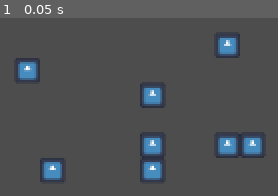
Above: before the commit, frame 1.
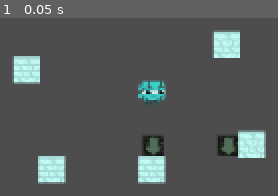
Above: after the commit, the same moment.

Repository: ZaRdEr15/taltech-gamecamp2024-jam-makers
Game: Godot game, scene res://main.tscn
Same seed, same stepped clock (60 frames per second), same inputs: the game is played once before the commit and once after it. This scene is started directly instead of the project's main scene. The engine's default icon, where the game draws it, is replaced by a stand-in: a white triangle on a blue panel in a dark square.
Inputs:
- Up to frame 1 (0.05 s): no input

The runs differ from the first frame. In frame 1, 11% of the frame differs, in the area x 4-96%, y 6-94%.

Commit message:
Correct collision and arrow following

Diff:
--- a/block_test/block.tscn
+++ b/block_test/block.tscn
@@ -1,6 +1,6 @@
 [gd_scene load_steps=3 format=3 uid="uid://d1xhbns3jsn32"]
 
-[ext_resource type="Texture2D" uid="uid://dyufomctr4tm5" path="res://icon.svg" id="1_o3hct"]
+[ext_resource type="Texture2D" uid="uid://c20f6xyctxjmx" path="res://art/wall.png" id="1_21fba"]
 
 [sub_resource type="RectangleShape2D" id="RectangleShape2D_w8ikm"]
 size = Vector2(16, 16)
@@ -8,8 +8,9 @@
 [node name="BlockTest" type="StaticBody2D"]
 
 [node name="Sprite2D" type="Sprite2D" parent="."]
-scale = Vector2(0.125, 0.125)
-texture = ExtResource("1_o3hct")
+texture_filter = 1
+scale = Vector2(1.0625, 1.0625)
+texture = ExtResource("1_21fba")
 
 [node name="CollisionShape2D" type="CollisionShape2D" parent="."]
 shape = SubResource("RectangleShape2D_w8ikm")
--- a/main.tscn
+++ b/main.tscn
@@ -1,8 +1,9 @@
-[gd_scene load_steps=4 format=3 uid="uid://bfetb3c1xjf1t"]
+[gd_scene load_steps=5 format=3 uid="uid://bfetb3c1xjf1t"]
 
 [ext_resource type="PackedScene" uid="uid://dnxt4oyogmrlp" path="res://robot/robot.tscn" id="1_k3i1n"]
 [ext_resource type="PackedScene" uid="uid://d1xhbns3jsn32" path="res://block_test/block.tscn" id="2_34gt5"]
 [ext_resource type="PackedScene" uid="uid://c5b8xoy8m2wct" path="res://plate/plate.tscn" id="3_pyb2n"]
+[ext_resource type="AudioStream" uid="uid://qwngty6i1p22" path="res://sound/music.mp3" id="4_3skdw"]
 
 [node name="Main" type="Node2D"]
 
@@ -29,3 +30,8 @@
 
 [node name="Plate2" parent="." instance=ExtResource("3_pyb2n")]
 position = Vector2(216, 88)
+
+[node name="MainTheme" type="AudioStreamPlayer" parent="."]
+stream = ExtResource("4_3skdw")
+volume_db = -7.495
+autoplay = true
--- a/plate/plate.gd
+++ b/plate/plate.gd
@@ -10,6 +10,7 @@
 	if event is InputEventMouseButton:
 		if event.button_index == MOUSE_BUTTON_RIGHT and can_rotate:
 			if not event.pressed:
+				$RotateOrSelect.play()
 				rotation_degrees += 90
 				next_direction = (raycast.to_global(raycast.target_position) - raycast.to_global(Vector2.ZERO)).normalized()
 
@@ -17,6 +18,7 @@
 
 func _on_area_entered(area: Area2D) -> void:
 	area.current_direction = next_direction
+	area.ray.set_target_position(area.current_direction * area.TILE_SIZE)
 
 
 func _on_mouse_entered() -> void:
--- a/plate/plate.tscn
+++ b/plate/plate.tscn
@@ -1,7 +1,8 @@
-[gd_scene load_steps=4 format=3 uid="uid://c5b8xoy8m2wct"]
+[gd_scene load_steps=5 format=3 uid="uid://c5b8xoy8m2wct"]
 
 [ext_resource type="Script" path="res://plate/plate.gd" id="1_6jr5p"]
-[ext_resource type="Texture2D" uid="uid://dyufomctr4tm5" path="res://icon.svg" id="1_ymeab"]
+[ext_resource type="Texture2D" uid="uid://3kisr6tjpsvu" path="res://art/plate1.png" id="2_74mai"]
+[ext_resource type="AudioStream" uid="uid://crcjak4nwc0bl" path="res://sound/select_place_plate.wav" id="3_u3ko6"]
 
 [sub_resource type="RectangleShape2D" id="RectangleShape2D_rnt5r"]
 size = Vector2(14, 14)
@@ -10,8 +11,12 @@
 script = ExtResource("1_6jr5p")
 
 [node name="Sprite2D" type="Sprite2D" parent="."]
-scale = Vector2(0.125, 0.125)
-texture = ExtResource("1_ymeab")
+z_index = -1
+texture_filter = 1
+position = Vector2(5.96046e-08, 0)
+rotation = 3.14159
+scale = Vector2(0.890625, 0.890625)
+texture = ExtResource("2_74mai")
 
 [node name="CollisionShape2D" type="CollisionShape2D" parent="."]
 shape = SubResource("RectangleShape2D_rnt5r")
@@ -19,6 +24,10 @@
 [node name="RayCast2D" type="RayCast2D" parent="."]
 target_position = Vector2(0, 8)
 
+[node name="RotateOrSelect" type="AudioStreamPlayer" parent="."]
+stream = ExtResource("3_u3ko6")
+volume_db = -6.954
+
 [connection signal="area_entered" from="." to="." method="_on_area_entered"]
 [connection signal="mouse_entered" from="." to="." method="_on_mouse_entered"]
 [connection signal="mouse_exited" from="." to="." method="_on_mouse_exited"]
--- a/robot/robot.gd
+++ b/robot/robot.gd
@@ -30,18 +30,22 @@
 	if start_movement:
 		position = position.move_toward(final_position, 0.5)
 		if position == final_position:
+			$Walking.play()
 			$Timer.start(TIMER_WAIT)
 			start_movement = false
 
 
 func _on_timer_timeout() -> void:
 	if not pause:
-		if get_overlapping_areas().size() > 0:
-			ray.set_target_position(current_direction * TILE_SIZE)
-		elif ray.is_colliding():
-			print("Raycast colliding")
-			return
-		final_position = position + current_direction * TILE_SIZE
-		ray.set_target_position(current_direction * TILE_SIZE)
-		start_movement = true
-		print(can_move)
+		if ray.is_colliding():
+				print("Raycast colliding")
+				#PlayDeathAnimation
+				$Death.play()
+				$Timer.stop()
+				return
+		get_final_position()
+
+
+func get_final_position() -> void:
+	final_position = position + current_direction * TILE_SIZE
+	start_movement = true
--- a/robot/robot.tscn
+++ b/robot/robot.tscn
@@ -1,7 +1,9 @@
-[gd_scene load_steps=4 format=3 uid="uid://dnxt4oyogmrlp"]
+[gd_scene load_steps=6 format=3 uid="uid://dnxt4oyogmrlp"]
 
 [ext_resource type="Script" path="res://robot/robot.gd" id="1_naail"]
-[ext_resource type="Texture2D" uid="uid://dyufomctr4tm5" path="res://icon.svg" id="2_dv8we"]
+[ext_resource type="Texture2D" uid="uid://duy6dpaq5tui5" path="res://art/robot_ver1.png" id="2_voirl"]
+[ext_resource type="AudioStream" uid="uid://bchawt5yf4j60" path="res://sound/walking.wav" id="3_brtds"]
+[ext_resource type="AudioStream" uid="uid://cc4p65nsn3qot" path="res://sound/death.wav" id="4_2xd50"]
 
 [sub_resource type="RectangleShape2D" id="RectangleShape2D_yelq7"]
 size = Vector2(16, 16)
@@ -10,9 +12,10 @@
 script = ExtResource("1_naail")
 
 [node name="Sprite2D" type="Sprite2D" parent="."]
-position = Vector2(3.8147e-06, -3.8147e-06)
-scale = Vector2(0.125, 0.125)
-texture = ExtResource("2_dv8we")
+texture_filter = 1
+position = Vector2(9.53674e-07, -9.53674e-07)
+scale = Vector2(1.0625, 1.0625)
+texture = ExtResource("2_voirl")
 
 [node name="CollisionShape2D" type="CollisionShape2D" parent="."]
 shape = SubResource("RectangleShape2D_yelq7")
@@ -23,4 +26,12 @@
 [node name="Timer" type="Timer" parent="."]
 one_shot = true
 
+[node name="Walking" type="AudioStreamPlayer" parent="."]
+stream = ExtResource("3_brtds")
+volume_db = 22.126
+
+[node name="Death" type="AudioStreamPlayer" parent="."]
+stream = ExtResource("4_2xd50")
+volume_db = -2.811
+
 [connection signal="timeout" from="Timer" to="." method="_on_timer_timeout"]
Not shown, added: art/0.png.import
Not shown, added: art/1.png.import
Not shown, added: art/2.png.import
Not shown, added: art/3.png.import
Not shown, added: art/4.png.import
Not shown, added: art/5.png.import
Not shown, added: art/6.png.import
Not shown, added: art/7.png.import
Not shown, added: art/8.png.import
Not shown, added: art/9.png.import
Not shown, added: art/big_1.png.import
Not shown, added: art/big_2.png.import
(and 25 more such lines)
